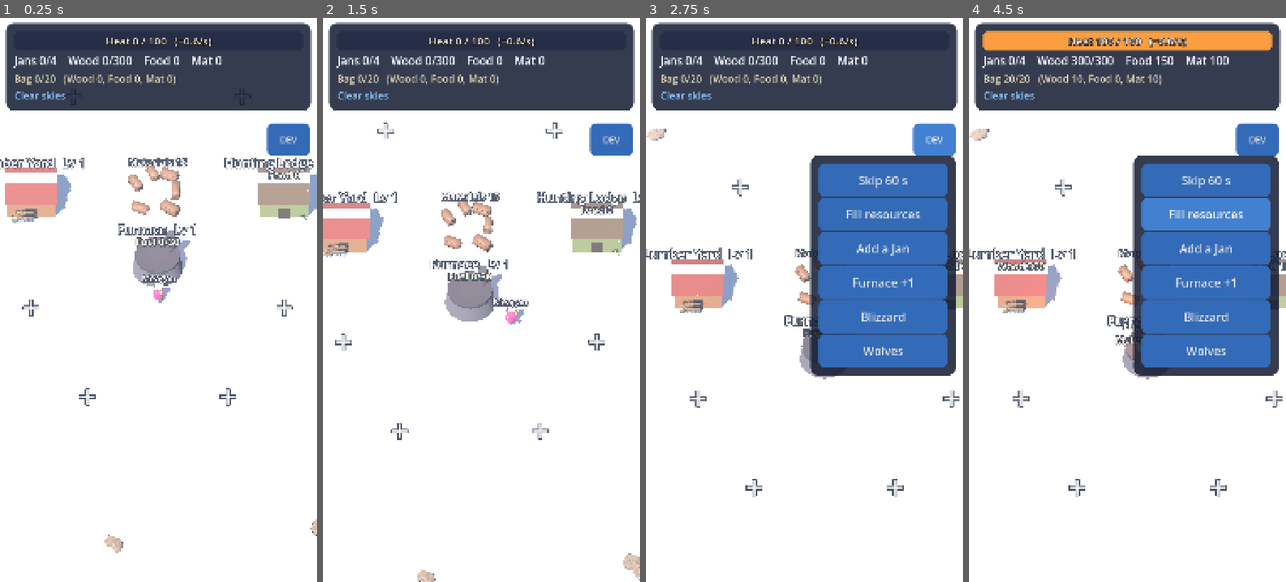
Above: before the commit, frames 1-4 (left to right).
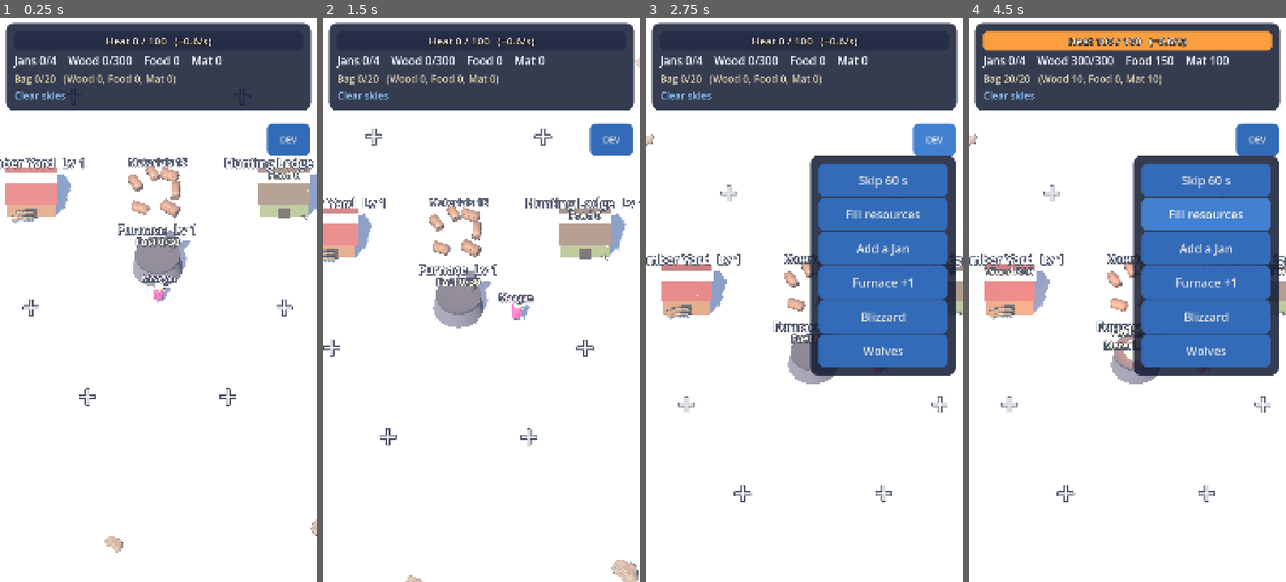
Above: after the commit, the same moments.

Repository: Jazzwec/Frostbite2
Game: Godot game, scene res://scenes/main.tscn
Two runs of this game, one before a commit and one after it. Both use one fixed random seed, a clock stepped at 60 frames per second and the inputs below.
Inputs (mouse positions are in pixels of both pictures, inside the frame that each line leads up to):
- Up to frame 1 (0.25 s): no input
- Up to frame 2 (1.5 s): tap Enter (ui_accept) at 0.5, 0.77 s; move the mouse to (551, 271) at 0.52 s; hold Right (ui_right) 0.53-1.25 s; tap Space at 0.6 s; click (551, 271) at 0.67 s; drag from (418, 328) to (465, 412) at 1.27 s
- Up to frame 3 (2.75 s): click "DEV" at 2 s
- Up to frame 4 (4.5 s): click "Skip 60 s" at 2.75 s; click "Skip 60 s" at 3.5 s; click "Fill resources" at 4.25 s

The runs differ from the first frame. In frame 1, less than 0.1% of the frame differs, in the area x 34-99%, y 27-92%; in frame 2, 7.8%, in the area x 0-100%, y 7-100%; in frame 3, 4.1%; in frame 4, 4.4%.

Commit message:
Faster Meagan; construction is paid on the plot's pad
- Walk speed 4 -> 6 m/s [proto], for a brisker hypercasual feel.
- Each plot has a build pad in front of it (MapData.pad_pos); construction
  and upgrades are paid only while she stands on it (PAD_RADIUS 1.4 [proto]).
  Fuel, pickups and food drop-off still work anywhere near the building.
- Test: off the pad pays nothing, on the pad pays.

Co-Authored-By: Claude Opus 5.5 <noreply@anthropic.com>

Diff:
--- a/scripts/engine/balance.gd
+++ b/scripts/engine/balance.gd
@@ -64,7 +64,7 @@
 
 # ---------- Meagan ----------
 
-const MEAGAN_WALK_SPEED := 4.0  # [proto] about a phone screen width in 4 s
+const MEAGAN_WALK_SPEED := 6.0  # [proto] brisk, hypercasual
 ## She gathers automatically while within this distance of a resource node. [proto]
 const GATHER_RANGE := 3.0
 ## Hand-gathering per second by resource. [brief]
@@ -75,6 +75,8 @@
 ## Resources move between her bag and a building she stands near. [f1] 20 units/s shared
 const SITE_REACH := 4.5
 const MAGNET_PER_SECOND := 20.0
+## Construction and upgrades are paid only while she stands on the plot's pad. [proto]
+const PAD_RADIUS := 1.4
 ## She thaws a frozen Jan when this close. [proto]
 const RESCUE_RANGE := 2.0
 ## Combat. [brief]
--- a/scripts/engine/map_data.gd
+++ b/scripts/engine/map_data.gd
@@ -50,6 +50,12 @@
 
 
 ## The site a job's building stands on, or -1.
+## The build pad in front of a plot, where she stands to pay for construction and upgrades.
+static func pad_pos(i: int) -> Vector2:
+	var half := FURNACE_RADIUS if i == 0 else SITE_HALF_SIZE
+	return SITES[i].pos + Vector2(0, half + 0.9)
+
+
 static func site_of_building(sites: Array, building: String) -> int:
 	for i in sites.size():
 		if sites[i].building == building:
--- a/scripts/engine/meagan_rules.gd
+++ b/scripts/engine/meagan_rules.gd
@@ -68,7 +68,7 @@
 				s.fuel += into_fuel
 				budget -= into_fuel
 				set_activity(s, "fuel", i, MapData.SITES[i].pos)
-		if site.upgrading:
+		if site.upgrading and s.meagan_pos.distance_to(MapData.pad_pos(i)) <= Balance.PAD_RADIUS:
 			budget = _deliver_to_site(s, i, budget, events)
 		var caps := Economy.caps(s)
 		if Economy.pile_site(s, "food") == i:
--- a/tests/test_meagan.gd
+++ b/tests/test_meagan.gd
@@ -137,3 +137,15 @@
 	put_meagan(e, site_pos(2) + Vector2(0, 3))
 	e.skip(0.1)
 	check_eq(e.state.meagan_activity, "store", "food into the store")
+
+
+func test_construction_is_paid_only_on_the_pad() -> void:
+	var e := engine()
+	e.choose_building(3, "sled_shed")
+	e.state.bag.wood = 20.0
+	put_meagan(e, site_pos(3) + Vector2(3.5, 0))
+	e.skip(1.0)
+	check_eq(e.state.sites[3].progress.get("wood", 0.0), 0.0, "beside the site, off the pad")
+	put_meagan(e, MapData.pad_pos(3))
+	e.skip(1.0)
+	check_near(e.state.sites[3].progress.get("wood", 0.0), 20.0, 0.01, "on the pad")
